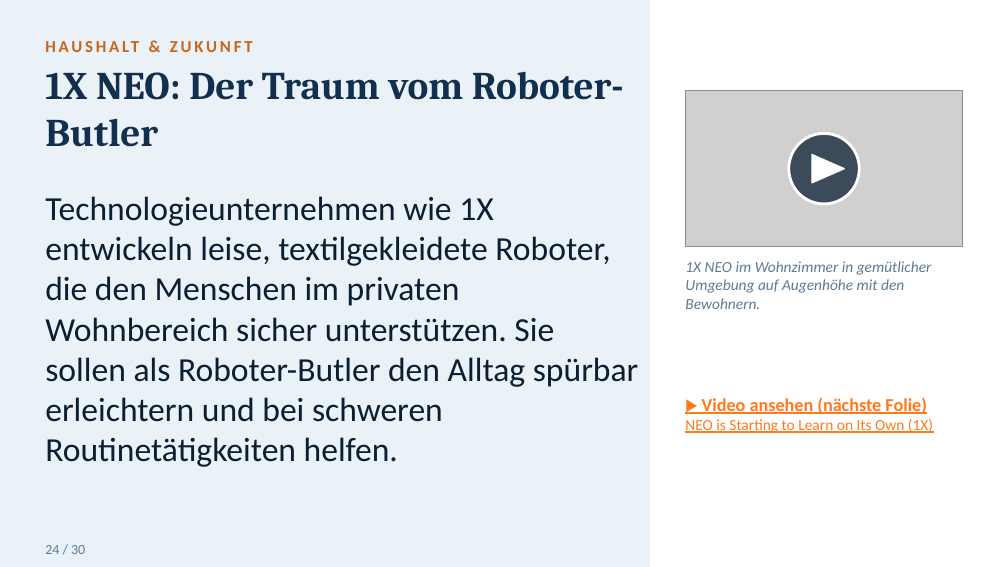
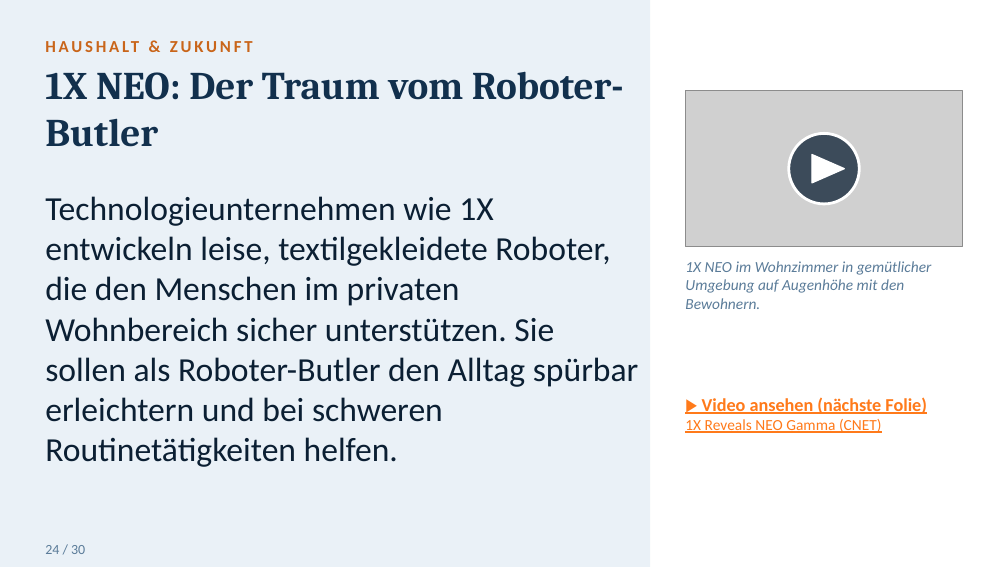
Before and after one commit to toshkaraf/tagesf-rderst-tte, a slide deck: slide 36 of Humanoide_Roboter_gross.pptx. Drawn at 1008x567 pixels with LibreOffice and Linux fonts; fonts in the diff are those of the drawing; grey boxes stand for pictures. Boxes give left, top, right and bottom in pixels: in the first picture for what was removed or moved away, otherwise in the second. Text is boxed around its words. In the diff, an @@ line names an element or a change of style, - is before the commit and + after.

```diff
--- a/Humanoide_Roboter_gross.pptx
+++ b/Humanoide_Roboter_gross.pptx
@@ text at [685, 419, 882, 433]: text changed @@
-NEO is Starting to Learn on Its Own (1X)
+1X Reveals NEO Gamma (CNET)
```
Also in this commit, not shown: 4 other slides changed, 13 other files.
